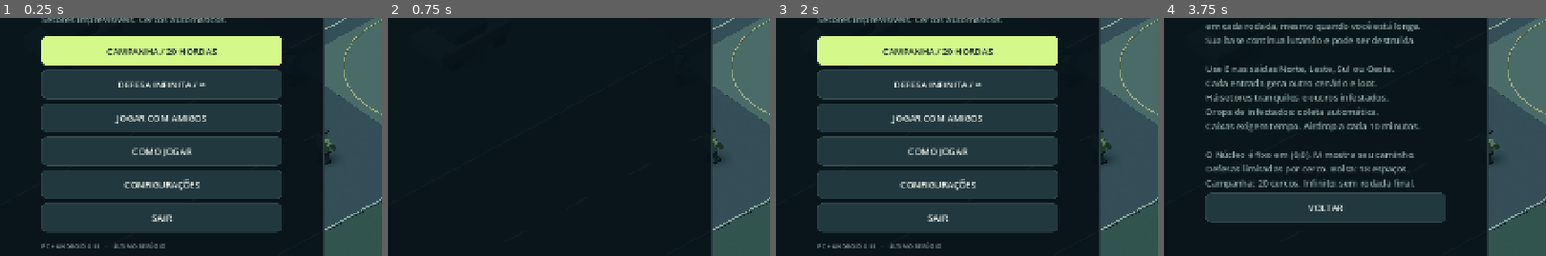
Above: before the commit, frames 1-4 (left to right).
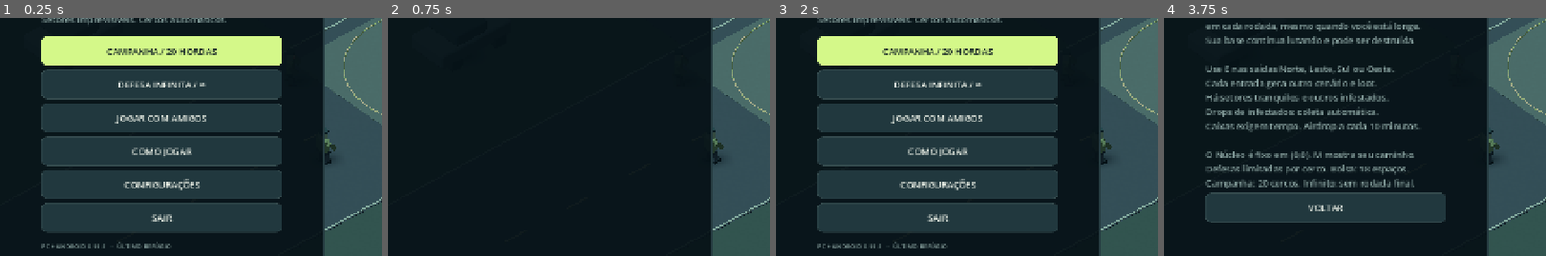
Above: after the commit, the same moments.

Repository: Motatech2009/Zombie-bloom
Game: Godot game, scene res://scenes/main/MainMenu.tscn
Two runs of this game, one before a commit and one after it. Both use one fixed random seed, a clock stepped at 60 frames per second and the inputs below.
Inputs:
- Up to frame 1 (0.25 s): no input
- Up to frame 2 (0.75 s): click "CONFIGURAÇÕES" at 0.5 s
- Up to frame 3 (2 s): click "VOLTAR" at 1.25 s
- Up to frame 4 (3.75 s): click "COMO JOGAR" at 2 s; click "VOLTAR" at 2.75 s; click "COMO JOGAR" at 3.5 s
The pictures show only the part of the screen within x 0-50%, y 44-94%; the shares and areas given below are measured in that part.

The runs differ from the first frame. In frame 1, 0.2% of the frame differs, in the area x 27-45%, y 94-97%; in frame 2, nothing differs; in frame 3, 0.2%; in frame 4, nothing differs.

Commit message:
feat(mobile): tap zombies to lock aim and conserve ammunition

Diff:
--- a/project.godot
+++ b/project.godot
@@ -13,7 +13,7 @@
 config/name="Zombie Bloom"
 config/icon="res://assets/mobile/app_icon.svg"
 config/description="Sobrevivência solo e cooperativa: mochila, coleta, construção e cercos progressivos."
-config/version="0.11.0"
+config/version="0.11.1"
 run/main_scene="res://scenes/main/MainMenu.tscn"
 config/features=PackedStringArray("4.6", "GL Compatibility")
 
--- /dev/null
+++ b/scripts/mobile/mobile_targeting.gd
@@ -0,0 +1,34 @@
+class_name MobileTargeting
+extends RefCounted
+
+static func alive(target: Node3D) -> bool:
+	return is_instance_valid(target) and not target.is_queued_for_deletion() and target.is_in_group("enemies") and not target.health.dead
+
+static func point(target: Node3D) -> Vector3:
+	return target.global_position+Vector3(0,target.aim_height,0)
+
+static func direction(actor: Node3D,target: Node3D) -> Vector3:
+	return (point(target)-actor.global_position-Vector3(0,1.15,0)).normalized()
+
+static func can_fire(actor: Node3D,target: Node3D) -> bool:
+	if not alive(target) or actor.health.dead: return false
+	var weapon := ItemBag.WEAPON_IDS.find(actor.bag.hand())
+	if weapon<0: return false
+	var origin: Vector3 = actor.global_position+Vector3(0,1.15,0)
+	if origin.distance_to(point(target))>float(Arsenal.WEAPONS[weapon].values.range): return false
+	var hit := actor.get_world_3d().direct_space_state.intersect_ray(PhysicsRayQueryParameters3D.create(origin,point(target),1|4|8,[actor.get_rid()]))
+	# A zombie in front can receive the shot; solid cover cannot.
+	return not hit.is_empty() and hit.collider.is_in_group("enemies") and alive(hit.collider)
+
+static func resolve(world: Node3D,actor: Node3D,frame: Dictionary) -> Dictionary:
+	if not frame.has("target"): return frame
+	var request: Dictionary = frame.target
+	var requested: bool = frame.get("fire",false)
+	frame.fire = false
+	if request.rev!=world.scene_revision: return frame
+	for target in world.get_tree().get_nodes_in_group("enemies"):
+		if target.net_id!=request.id or not alive(target): continue
+		frame.aim = direction(actor,target)
+		frame.fire = requested and can_fire(actor,target) and not frame.get("interact",false)
+		break
+	return frame
--- a/scripts/mobile/touch_controls.gd
+++ b/scripts/mobile/touch_controls.gd
@@ -12,6 +12,10 @@
 var pad_style: StyleBoxFlat
 var pressed_style: StyleBoxFlat
 var building_layout: bool = false
+var locked_target: Node3D
+var target_revision: int = -1
+var target_slot: int = -1
+var target_ammo: int = -1
 const STICK_RADIUS: float = 72
 
 func _ready() -> void:
@@ -36,10 +40,44 @@
 
 func reset_fingers() -> void:
 	fingers.clear(); move_vector = Vector2.ZERO; aim_strength = 0; interact_held = false; reload_held = false
+	clear_target()
 	queue_redraw()
 
 func frame() -> Dictionary:
-	return {"move":move_vector,"aim":world.player. …(279 unchanged characters)…
+	var input := {"move":move_vector,"aim":world.player. …(279 unchanged characters)…
+	if not MobileTargeting.alive(locked_target) or target_revision!=scene_token() or target_slot!=world.player.bag.selected or world.builder.active or world.player.health.dead or not world.hud.mode.is_empty():
+		clear_target()
+	if target_ammo>=0 and world.player.weapons.ammo[4]<target_ammo: clear_target()
+	if is_instance_valid(locked_target):
+		var point := MobileTargeting.point(locked_target)
+		if world.camera.is_position_behind(point) or not Rect2(Vector2.ZERO,size).has_point(world.camera.unproject_position(point)):
+			clear_target(); return input
+		input.aim = MobileTargeting.direction(world.player,locked_target)
+		input.fire = not interact_held and MobileTargeting.can_fire(world.player,locked_target)
+		input.target = {"id":locked_target.net_id,"rev":target_revision}
+	return input
+
+func scene_token() -> int:
+	return world.last_scene_revision if world.is_client else world.scene_revision
+
+func clear_target() -> void:
+	locked_target = null; target_revision = -1; target_slot = -1; target_ammo = -1
+
+func select_target(point: Vector2) -> void:
+	clear_target()
+	if ItemBag.WEAPON_IDS.find(world.player.bag.hand())<0: return
+	var best := 38.0
+	for enemy in get_tree().get_nodes_in_group("enemies"):
+		if not MobileTargeting.alive(enemy) or world.camera.is_position_behind(MobileTargeting.point(enemy)): continue
+		var center: Vector2 = world.camera.unproject_position(MobileTargeting.point(enemy))
+		var feet: Vector2 = world.camera.unproject_position(enemy.global_position)
+		var distance := Geometry2D.get_closest_point_to_segment(point,feet,center).distance_to(point)
+		if distance>=best: continue
+		best = distance; locked_target = enemy
+	if locked_target!=null:
+		target_revision = scene_token(); target_slot = world.player.bag.selected
+		if world.player.bag.hand()=="launcher": target_ammo = world.player.weapons.ammo[4]
+	queue_redraw()
 
 func _input(event: InputEvent) -> void:
 	# --touch on desktop is a one-finger simulator; Android uses native multitouch.
@@ -54,6 +92,7 @@
 	if not world.hud.mode.is_empty() or world.phase=="ended": reset_fingers(); return
 	if event is InputEventScreenTouch:
 		if not event.pressed or event.canceled:
+			if event.canceled: clear_target()
 			if fingers.has(event.index): release_finger(event.index); get_viewport().set_input_as_handled()
 			return
 		var role := ""
@@ -63,8 +102,14 @@
 		if role.is_empty() and not world.builder.active and event.position.distance_to(stick_center("aim"))<=92: role = "aim"
 		if role.is_empty() and world.builder.active:
 			set_build_point(event.position); get_viewport().set_input_as_handled(); return
+		if role.is_empty():
+			# Leave the hotbar and top HUD to the GUI, even over a zombie.
+			if event.position.y<112 or world.hud.belt.get_global_rect().has_point(event.position): return
+			select_target(event.position); fingers[event.index] = "target"
+			get_viewport().set_input_as_handled(); return
 		if role.is_empty() or fingers.values().has(role): return
 		fingers[event.index] = role
+		if role in ["aim","interact"]: clear_target()
 		if role in ["move","aim"]: drag_stick(role,event.position)
 		elif role=="interact": interact_held = true; travel_press()
 		elif role=="reload": reload_held = true
@@ -115,6 +160,7 @@
 
 func _process(_delta: float) -> void:
 	if not world.hud.mode.is_empty() or world.phase=="ended": reset_fingers()
+	if world.builder.active: clear_target()
 	if building_layout!=world.builder.active: layout_controls()
 	queue_redraw()
 
@@ -130,7 +176,13 @@
 		draw_arc(center,STICK_RADIUS,0,TAU,48,Color("82aaa7"),2,true)
 		var vector := move_vector if role=="move" else aim_vector*aim_strength
 		draw_circle(center+vector*STICK_RADIUS*.65,26,Color("c7e58a") if role=="move" else Color("efb66d"))
-		draw_string(ThemeDB.fallback_font,center+Vector2(-60,STICK_RADIUS+20),"MOVER" if role=="move" else "MIRAR / ATIRAR",HORIZONTAL_ALIGNMENT_CENTER,120,12,UI.TEXT)
+		draw_string(ThemeDB.fallback_font,center+Vector2(-60,STICK_RADIUS+20),"MOVER" if role=="move" else "MIRA MANUAL",HORIZONTAL_ALIGNMENT_CENTER,120,12,UI.TEXT)
+	if MobileTargeting.alive(locked_target) and not world.camera.is_position_behind(MobileTargeting.point(locked_target)):
+		var center: Vector2 = world.camera.unproject_position(MobileTargeting.point(locked_target))
+		var color := UI.LIME if MobileTargeting.can_fire(world.player,locked_target) else Color("efb66d")
+		for angle in range(4): draw_arc(center,27,angle*PI/2+.15,angle*PI/2+1.15,12,color,3,true)
+		var title := "ALVO" if color==UI.LIME else "SEM TIRO"
+		draw_string(ThemeDB.fallback_font,center+Vector2(-45,-36),title,HORIZONTAL_ALIGNMENT_CENTER,90,12,color)
 	var names := {"actions":"AÇÕES","inventory":"BOLSA","roll":"ROLAR","interact":"SEGURE\nCOLETAR","reload":"RECARGA","pause":"Ⅱ","rotate":"GIRAR","place":"COLOCAR","cancel":"CANCELAR"}
 	for role in buttons:
 		var rect: Rect2 = buttons[role]
--- a/scripts/network/coop_link.gd
+++ b/scripts/network/coop_link.gd
@@ -155,7 +155,11 @@
 	var aim = data.get("aim")
 	var slot = data.get("slot")
 	if not move is Vector2 or not aim is Vector3 or not slot is int or slot<0 or slot>8 or not move.is_finite() or not aim.is_finite(): return
+	if data.has("target"):
+		var target = data.target
+		if not target is Dictionary or target.size()!=2 or not target.get("id") is int or not target.get("rev") is int or target.id<1 or target.rev<0: return
 	world.avatars[id].net_input = {"move":move.limit_length(1),"aim":Vector3(aim.x,0,aim.z).normalized(),"slot":slot,"sprint":data.get("sprint")==true,"fire":data.get("fire")==true,"reload":data.get("reload")==true,"interact":data.get("interact")==true,"time":now}
+	if data.has("target"): world.avatars[id].net_input.target = data.target.duplicate()
 
 @rpc("any_peer","call_remote","reliable",0)
 func _action(action: String,data: Dictionary) -> void:
--- a/scripts/survival/survival_world.gd
+++ b/scripts/survival/survival_world.gd
@@ -922,6 +922,7 @@
 			enemy.position = state.p
 			client_enemies[id] = enemy
 		var enemy: Node3D = client_enemies[id]
+		enemy.net_id = id
 		enemy.field_enemy = state.field
 		enemy.set_meta("target",state.p)
 		enemy.rig.rotation.y = state.r
--- a/scripts/survival/survivor.gd
+++ b/scripts/survival/survivor.gd
@@ -110,10 +110,11 @@
 		velocity.z = move_toward(velocity.z,direction.z*speed,delta*35)
 	velocity.y = -1
 	move_and_slide()
+	bag.selected = clampi(int(frame.get("slot",bag.selected)),0,8)
+	weapons.sync_hand()
+	frame = MobileTargeting.resolve(world,self,frame)
 	var point: Vector3 = frame.get("aim",Vector3.FORWARD)
 	if point.length_squared()>.01: aim = point.normalized()
-	bag.selected = clampi(int(frame.get("slot",bag.selected)),0,8)
-	weapons.sync_hand()
 	rig.rotation.y = lerp_angle(rig.rotation.y,atan2(-aim.x,-aim.z),minf(1,delta*24))
 	animate_pose(Vector2(velocity.x,velocity.z).length()/6.3)
 	if rolling:
--- a/scripts/ui/main_menu.gd
+++ b/scripts/ui/main_menu.gd
@@ -97,7 +97,7 @@
 	UI.button(content, "CONFIGURAÇÕES", show_settings)
 	UI.button(content, "SAIR", func(): get_tree().quit())
 	UI.spacer(content, 4)
-	UI.label(content, "PC + ANDROID 0.11   ·   ÚLTIMO REFÚGIO", 12, UI.MUTED)
+	UI.label(content, "PC + ANDROID 0.11.1   ·   ÚLTIMO REFÚGIO", 12, UI.MUTED)
 
 func resume_mode(mode: String) -> void:
 	load("res://scripts/campaign/campaign_world.gd").next_mode = mode
@@ -132,7 +132,7 @@
 	clear_content()
 	UI.label(content,"DEFENDA. EXPLORE. CONSTRUA.",27,UI.LIME)
 	var help := UI.label(content,"WASD mover · SHIFT correr · Mouse mirar\nESPAÇO rolamento · recarga de 5 segundos\nCliqu …(819 unchanged characters)…
-	if MobilePlatform.enabled(): help.text = "Controle esquerdo: mover. Empurre até a borda para correr.\nControle direito: mirar e disparar. Solte para parar de atirar.\nROLAR: esquiva com recarga de 5 se …(588 unchanged characters)…
+	if MobilePlatform.enabled(): help.text = "Controle esquerdo: mover. Empurre até a borda para correr.\nToque no zumbi: trava mira e atira. Toque no chão para cancelar.\nA trava pausa atrás de paredes ou fora de alcance e termina quando o alvo morre.\nControle direito: mira e tiro manuais. Solte para parar.\nROLAR: esquiva com recarga de 5 se …(588 unchanged characters)…
 	help.autowrap_mode = TextServer.AUTOWRAP_WORD_SMART
 	UI.button(content,"VOLTAR",show_main)
 
--- a/tests/coop_client_test.gd
+++ b/tests/coop_client_test.gd
@@ -22,10 +22,18 @@
 		var finger := InputEventScreenTouch.new(); finger.index = 0; finger.pressed = true; finger.position = controls.stick_center("move")+move*72
 		controls._input(finger)
 	controls.aim_vector = screen_aim
+	world.select_hotbar(int(desired_input.get("slot",0)))
 	if desired_input.get("fire",false):
 		var finger := InputEventScreenTouch.new(); finger.index = 1; finger.pressed = true; finger.position = controls.stick_center("aim")+screen_aim*72
+		if desired_input.get("targeted",false):
+			var nearest: Node3D
+			for enemy in world.client_enemies.values():
+				if not MobileTargeting.can_fire(world.player,enemy): continue
+				if nearest==null or enemy.position.distance_to(world.player.position)<nearest.position.distance_to(world.player.position): nearest = enemy
+			if nearest!=null: finger.position = world.camera.unproject_position(MobileTargeting.point(nearest))
 		controls._input(finger)
-	world.select_hotbar(int(desired_input.get("slot",0)))
+		if desired_input.get("targeted",false):
+			finger.pressed = false; controls._input(finger)
 
 func run() -> void:
 	var tag := "1"
@@ -58,7 +66,12 @@
 	check(world.player.roll_cooldown<roll_before and world.player.roll_direction==Vector3.RIGHT,"host rejects repeated roll RPCs during recharge")
 	deadline = Time.get_ticks_msec()+12000
 	while world.phase!="combat" and Time.get_ticks_msec()<deadline: await create_timer(.1).timeout
+	if touch_peer:
+		desired_input.targeted = true
+		deadline = Time.get_ticks_msec()+2000
+		while world.client_enemies.is_empty() and Time.get_ticks_msec()<deadline: await create_timer(.05).timeout
 	desired_input.fire = true; apply_controls(link)
+	if touch_peer: check(world.touch_controls.locked_target!=null and world.local_input(world.player).has("target"),"a zombie screen tap sends target identity and scene revision through the real ENet client")
 	await create_timer(3.5).timeout
 	desired_input.fire = false; apply_controls(link)
 	var total: int = world.player.bag.count("light")+world.player.weapons.ammo[0]
--- a/tests/coop_host_test.gd
+++ b/tests/coop_host_test.gd
@@ -33,7 +33,11 @@
 		if id==1: continue
 		var enemy: Node3D = world.make_enemy(0,world.avatars[id].position+Vector3(0,0,-3),false,id)
 		enemy.set_physics_process(false)
-	await create_timer(5).timeout
+	var targeted_input_seen := false
+	var shooting_deadline := Time.get_ticks_msec()+5000
+	while Time.get_ticks_msec()<shooting_deadline:
+		targeted_input_seen = targeted_input_seen or world.avatars.values().any(func(actor): return actor.net_input.has("target"))
+		await create_timer(.05).timeout
 	check(world.kills>0,"client shooting RPC input causes authoritative enemy deaths")
 	check(world.core.health.current==600 and world.built_this_round==0,"unsupported damage/build commands cannot mutate protected host state")
 	var private_bags := true
@@ -56,6 +60,8 @@
 			actor.weapons.ammo[8] = 2
 	var cryo: Node3D = world.make_enemy(13,Vector3(12,0,12),false,1)
 	cryo.set_physics_process(false); cryo.windup = 5; cryo.cast_point = cryo.position
+	var target_dummy: Node3D = world.make_enemy(0,Vector3(7,0,3),false,2)
+	target_dummy.set_physics_process(false); target_dummy.health.setup(10000)
 	var wire := StaticBody3D.new(); wire.set_script(world.structure_script())
 	wire.world = world; wire.piece_index = 6; wire.tier = 2; wire.position = Vector3(20,0,20)
 	world.base_root.add_child(wire)
@@ -66,7 +72,9 @@
 		if id!=1: check(world.avatars[id].bag.count("wood")==0,"client stores its withdrawn stack back into the authoritative depot")
 	for id in world.avatars:
 		if id!=1: check(world.avatars[id].weapons.ammo[8]<2,"remote Tesla fire consumes authoritative energy ammunition")
+	check(targeted_input_seen,"the host receives targeted mobile input alongside ordinary desktop input")
 	cryo.queue_free()
+	target_dummy.queue_free()
 	check(link.max_snapshot_packed>0 and link.max_snapshot_packed<link.max_snapshot_raw,"compressed authoritative snapshots reduce transport size without losing state")
 	check(world.stock.wood==100,"three concurrent withdraw/store transactions conserve the shared depot")
 	world.travel_cooldown = 0
--- a/tests/mobile_preview.gd
+++ b/tests/mobile_preview.gd
@@ -10,5 +10,8 @@
 	world.player.position = Vector3(0,0,8)
 	world.player.invulnerable = 3600
 	world.notice_left = 0
+	if "--target" in OS.get_cmdline_user_args():
+		var enemy: Node3D = world.make_enemy(0,Vector3(5,0,5),false,1)
+		enemy.set_physics_process(false); enemy.health.setup(100000)
 	if "--inventory" in OS.get_cmdline_user_args(): world.hud.show_inventory()
 	if "--catalog" in OS.get_cmdline_user_args(): world.hud.show_build_catalog()
--- /dev/null
+++ b/tests/mobile_targeting_tests.gd
@@ -0,0 +1,127 @@
+extends SceneTree
+var checks := 0
+var failures := 0
+func _initialize() -> void: call_deferred("run")
+func check(ok: bool,message: String) -> void:
+	checks += 1
+	if ok: print("PASS: "+message)
+	else: failures += 1; push_error("FAIL: "+message)
+func frames(n: int = 3) -> void:
+	for i in range(n): await physics_frame; await process_frame
+func touch(controls: TouchControls,id: int,point: Vector2,pressed: bool = true) -> void:
+	var event := InputEventScreenTouch.new(); event.index = id; event.position = point; event.pressed = pressed
+	controls._input(event)
+func tap_enemy(controls: TouchControls,enemy: Node3D) -> void:
+	var screen: Vector2 = controls.world.camera.unproject_position(MobileTargeting.point(enemy))
+	touch(controls,7,screen); touch(controls,7,screen,false)
+func run() -> void:
+	MobilePlatform.force_touch = true
+	load("res://scripts/campaign/campaign_world.gd").resume_requested = false
+	var world: Node3D = load("res://scenes/survival/SurvivalWorld.tscn").instantiate(); world.checkpoint_enabled = false
+	root.add_child(world); current_scene = world
+	world.waves.set_physics_process(false); world.set_process(false)
+	var actor: Node3D = world.player
+	actor.position = Vector3(0,0,10); actor.set_physics_process(false)
+	world.camera.position = actor.position+world.camera_offset; world.camera.look_at(actor.position)
+	var controls: TouchControls = world.touch_controls
+	var enemy: Node3D = world.make_enemy(0,Vector3(0,0,4),false,1)
+	enemy.set_physics_process(false); enemy.health.setup(1000)
+	await frames()
+	tap_enemy(controls,enemy)
+	check(controls.locked_target==enemy and controls.frame().fire,"tapping a visible zombie locks and requests fire without holding the aim pad")
+	check(controls.fingers.is_empty(),"releasing the targeting tap leaves the lock active without a stuck finger")
+	touch(controls,0,controls.stick_center("move")+Vector2(70,0))
+	check(controls.frame().move.x>.9 and controls.frame().fire,"a separate movement finger preserves the selected target")
+	touch(controls,0,Vector2.ZERO,false)
+	enemy.position = Vector3(4,0,4); await frames()
+	check(controls.frame().aim.dot(MobileTargeting.direction(actor,enemy))>.999,"locked aim follows a moving target instead of its original ground location")
+	var before: int = actor.weapons.ammo[0]
+	actor.weapons.cooldown = 0; actor._physics_process(.016)
+	check(actor.weapons.ammo[0]==before-1 and enemy.health.current<1000,"a targeted input actually spends one round and damages the selected zombie")
+	var request: Dictionary = controls.frame()
+	var wall := StaticBody3D.new(); wall.collision_layer = 8
+	var shape := CollisionShape3D.new(); var box := BoxShape3D.new(); box.size = Vector3(4,4,1)
+	shape.shape = box; wall.add_child(shape); world.add_child(wall); wall.position = (actor.position+enemy.position)*.5+Vector3.UP
+	await frames()
+	check(not controls.frame().fire and controls.locked_target==enemy,"cover suspends fire while keeping the selected target")
+	before = actor.weapons.ammo[0]; actor.weapons.cooldown = 0; actor._physics_process(.016)
+	check(actor.weapons.ammo[0]==before,"holding a blocked target cannot spend ammunition")
+	request.fire = true
+	check(not MobileTargeting.resolve(world,actor,request.duplicate(true)).fire,"host independently rejects a stale fire request through cover")
+	wall.queue_free(); await frames()
+	check(controls.frame().fire,"fire resumes when the existing target becomes unobstructed")
+	var near: Vector3 = enemy.position
+	enemy.position = actor.position+Vector3(0,0,-30); await frames()
+	request.fire = true
+	check(not MobileTargeting.resolve(world,actor,request.duplicate(true)).fire,"host rejects a target beyond the equipped weapon's range")
+	enemy.position = near; await frames(); tap_enemy(controls,enemy)
+	request = controls.frame(); request.target.rev += 1
+	check(not MobileTargeting.resolve(world,actor,request).fire,"a target from another scene revision cannot trigger a shot")
+	request = controls.frame(); request.fire = false
+	check(not MobileTargeting.resolve(world,actor,request).fire,"host never converts a released fire request into an automatic shot")
+	request = controls.frame(); request.target.id = 999999
+	check(not MobileTargeting.resolve(world,actor,request).fire,"a missing network target fails closed instead of shooting into empty space")
+	request = controls.frame(); enemy.health.current = 0; enemy.health.dead = true
+	check(not MobileTargeting.resolve(world,actor,request).fire and not controls.frame().fire and controls.locked_target==null,"target death stops local fire and stale remote fire before another round is consumed")
+	enemy.health.setup(1000); tap_enemy(controls,enemy)
+	touch(controls,8,Vector2(480,230)); touch(controls,8,Vector2.ZERO,false)
+	check(controls.locked_target==null and not controls.frame().fire,"tapping empty ground cancels target lock")
+	tap_enemy(controls,enemy)
+	touch(controls,8,controls.stick_center("aim")+Vector2(0,-65))
+	check(controls.locked_target==null and controls.frame().fire,"manual aiming explicitly takes over from the target lock")
+	touch(controls,8,Vector2.ZERO,false)
+	check(not controls.frame().fire,"releasing manual aim does not restore an old target")
+	tap_enemy(controls,enemy); touch(controls,8,controls.buttons.interact.get_center())
+	check(controls.locked_target==null and controls.frame().interact and not controls.frame().fire,"starting collection cancels automatic combat input")
+	controls.reset_fingers(); tap_enemy(controls,enemy)
+	world.hud.show_inventory(); world.hud.close_modal()
+	check(controls.locked_target==null,"opening a panel clears target lock so closing it cannot resume surprise fire")
+	tap_enemy(controls,enemy); controls._notification(Node.NOTIFICATION_APPLICATION_FOCUS_OUT)
+	check(controls.locked_target==null and not controls.frame().fire,"backgrounding the app clears target lock")
+	tap_enemy(controls,enemy)
+	var cancel := InputEventScreenTouch.new(); cancel.index = 0; cancel.canceled = true
+	controls._input(cancel)
+	check(controls.locked_target==null and not controls.frame().fire,"an operating-system touch cancellation also clears automatic fire")
+	tap_enemy(controls,enemy); world.select_hotbar(1)
+	check(not controls.frame().fire and controls.locked_target==null,"changing hotbar item cancels the previous weapon's lock")
+	tap_enemy(controls,enemy)
+	check(controls.locked_target==null,"grenades never auto-throw from a zombie targeting tap")
+	world.select_hotbar(2); tap_enemy(controls,enemy)
+	check(controls.locked_target==null,"medkits never auto-use from a zombie targeting tap")
+	world.select_hotbar(0); tap_enemy(controls,enemy); world.scene_revision += 1
+	check(not controls.frame().fire and controls.locked_target==null,"sector changes discard the old target")
+	tap_enemy(controls,enemy); world.builder.set_active(true)
+	check(not controls.frame().fire and controls.locked_target==null,"construction mode cancels combat targeting")
+	world.builder.set_active(false); controls.layout_controls()
+	tap_enemy(controls,enemy); enemy.queue_free(); await frames()
+	check(not controls.frame().fire and controls.locked_target==null,"freed target references are safely discarded")
+	var flyer: Node3D = world.make_enemy(5,Vector3(3,0,4),false,2)
+	flyer.set_physics_process(false); flyer.health.setup(1000)
+	await frames(); tap_enemy(controls,flyer)
+	before = actor.weapons.ammo[0]; actor.weapons.cooldown = 0; actor._physics_process(.016)
+	check(controls.locked_target==flyer and flyer.health.current<1000 and actor.weapons.ammo[0]==before-1,"targeted fire reaches an airborne zombie at its real height")
+	flyer.queue_free(); await frames()
+	var dog: Node3D = world.make_enemy(4,Vector3(3,0,4),false,3)
+	dog.set_physics_process(false); dog.health.setup(1000)
+	await frames(); tap_enemy(controls,dog)
+	actor.weapons.cooldown = 0; actor._physics_process(.016)
+	check(dog.health.current<1000,"targeted fire reaches a low-profile zombie dog")
+	controls.reset_fingers(); actor.bag.add("launcher",1)
+	var launcher_slot := -1
+	for i in range(9):
+		if actor.bag.slots[i].id=="launcher": launcher_slot = i
+	world.select_hotbar(launcher_slot); actor.weapons.ammo[4] = 1
+	tap_enemy(controls,dog); actor.weapons.cooldown = 0; actor._physics_process(.016)
+	check(actor.weapons.ammo[4]==0 and not controls.frame().fire and controls.locked_target==null,"a launcher tap fires once and clears its lock before reload or another rocket")
+	world.select_hotbar(0); tap_enemy(controls,dog); actor.health.dead = true
+	check(not controls.frame().fire and controls.locked_target==null,"a downed player cannot keep a live target lock")
+	actor.health.dead = false; tap_enemy(controls,dog); dog.position = actor.position+Vector3(200,0,0)
+	check(not controls.frame().fire and controls.locked_target==null,"a target leaving the screen cancels automatic fire")
+	controls.reset_fingers()
+	var hud_point: Vector2 = world.hud.hotbar[0].get_global_rect().get_center()
+	touch(controls,9,hud_point)
+	check(not controls.fingers.has(9) and controls.locked_target==null,"hotbar touches remain GUI input and never select world targets underneath")
+	world.queue_free(); await create_timer(.2).timeout
+	MobilePlatform.force_touch = false
+	print("TARGETING RESULT: %d checks, %d failures" % [checks,failures])
+	quit(1 if failures else 0)
Not shown, changed: docs/coop-results.txt
Not shown, added: docs/targeting-results.txt
Not shown, changed: export_presets.cfg
Not shown, added: scripts/mobile/mobile_targeting.gd.uid
Not shown, added: tests/mobile_targeting_tests.gd.uid
Not shown, changed: MOBILE.md
Not shown, changed: TEST_REPORT.md
